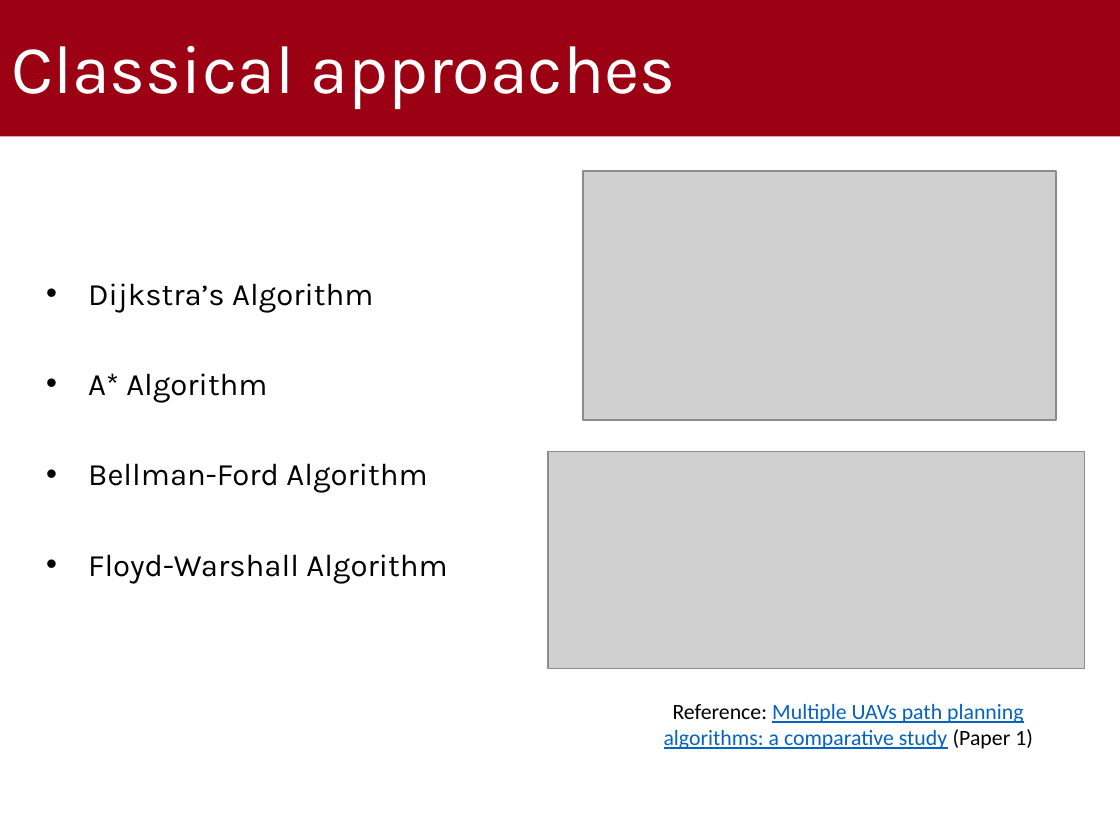
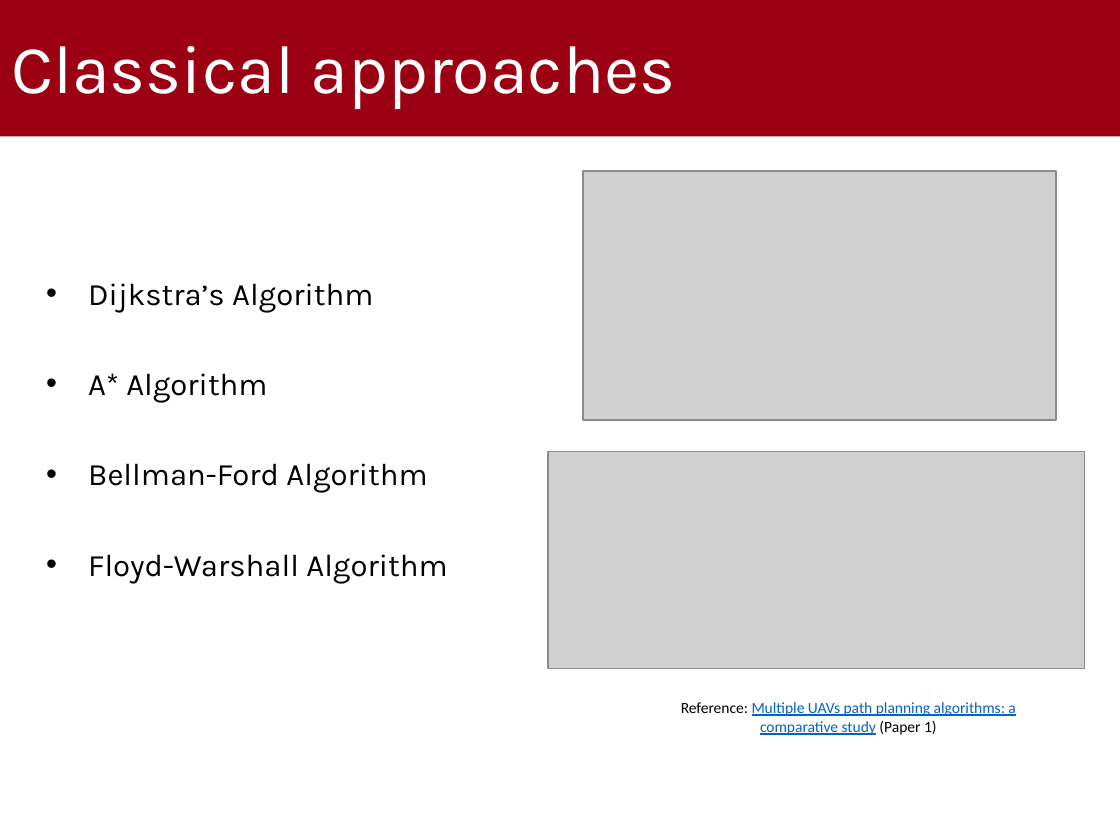
Before and after one commit to gabrielrovesti/WNMA-UAV-Route-Planning-Survey, a slide deck: slide 5 of 2 - Slides/UAV Route Planning Strategies.pptx. Drawn at 1120x840 pixels with LibreOffice and Linux fonts; fonts in the diff are those of the drawing; grey boxes stand for pictures; background and template pictures are left out. Boxes give left, top, right and bottom in pixels: in the first picture for what was removed or moved away, otherwise in the second. Text is boxed around its words. In the diff, an @@ line names an element or a change of style, - is before the commit and + after.

```diff
--- a/2 - Slides/UAV Route Planning Strategies.pptx
+++ b/2 - Slides/UAV Route Planning Strategies.pptx
@@ text "Reference: Multiple UAVs path planning ..." at (681,702,1015,735): size 14 to 10 pt @@
```
Also in this commit, not shown: 18 other slides changed, 1 slide added, 1 slide removed, 1 other file.
